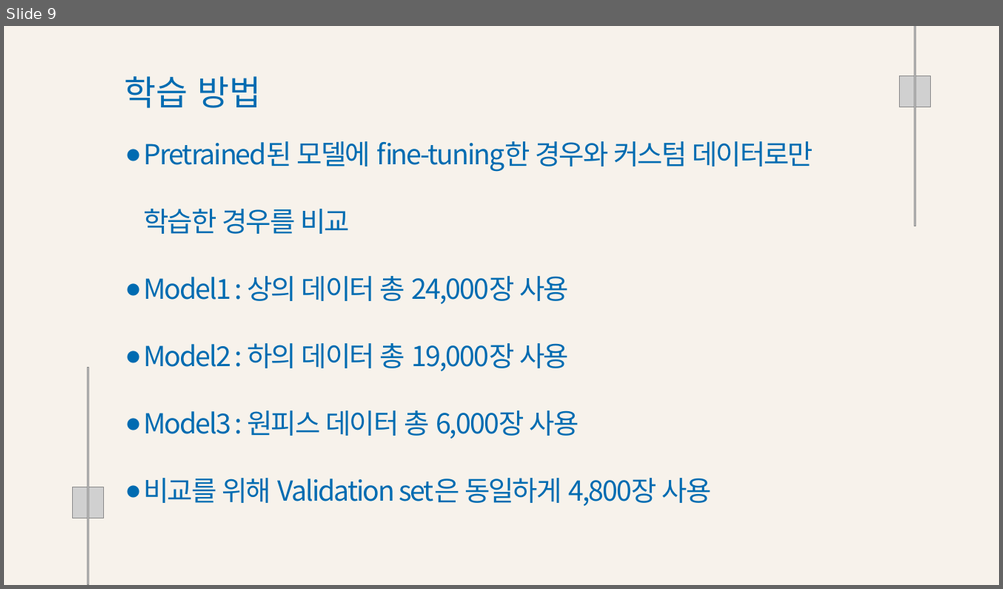
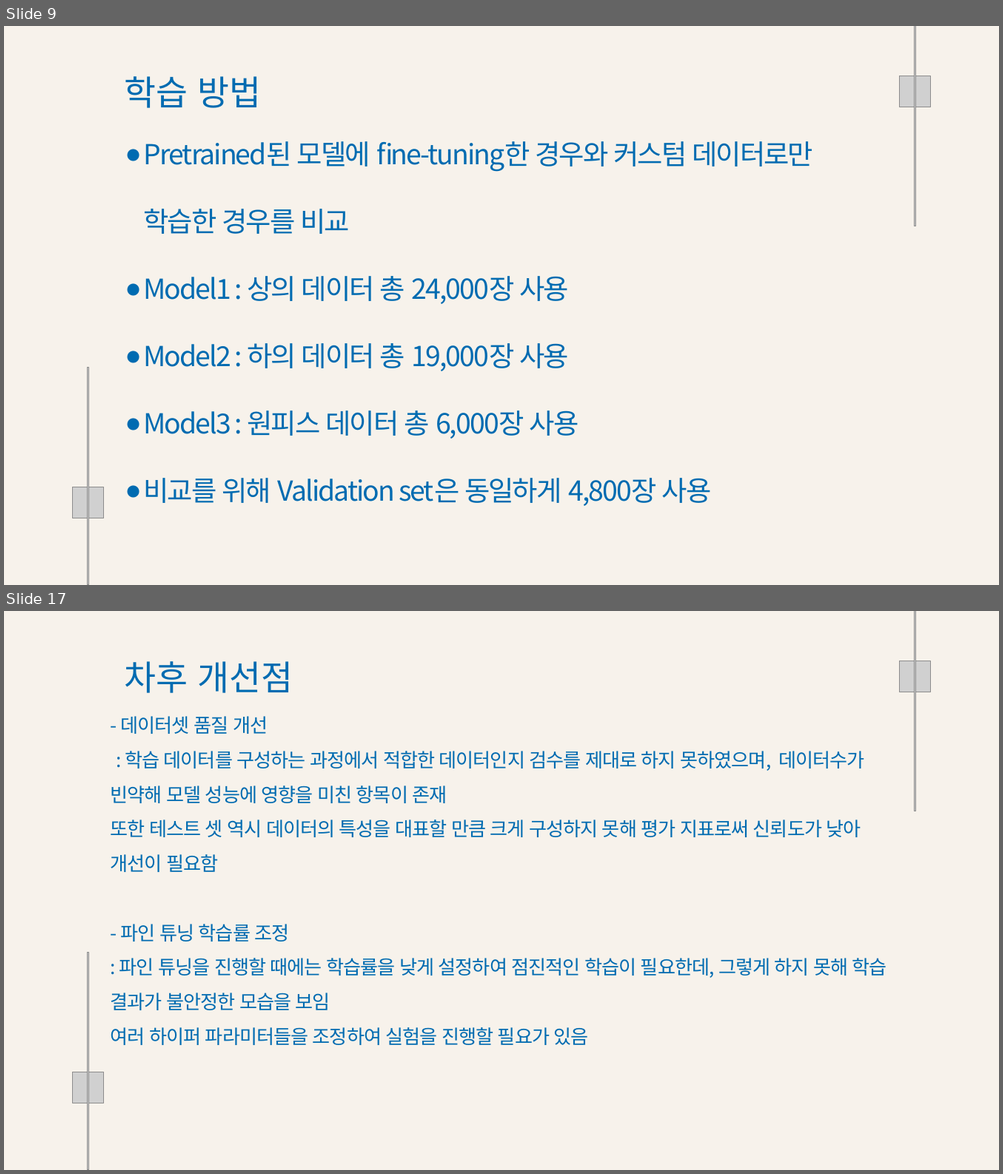
Before and after one commit to Playdata-G-DA35/DA35-final-team2-Item_Classification_RPA, a slide deck: documents/의류 카테고리 분류 모델 결과 보고서.pptx. Shown one above the other, each under a label of ours: slide 9 before the commit, slides 9 and 17 after it; the slides between them are not shown. The pictures are 1003x589 and 1003x1174 pixels, drawn with LibreOffice and Linux fonts; fonts in the diff are those of the drawing; grey boxes stand for pictures; background and template pictures are left out. Boxes give left, top, right and bottom in pixels: in the first picture for what was removed or moved away, otherwise in the second. Text is boxed around its words. In the diff, an @@ line names an element or a change of style, - is before the commit and + after.

```diff
--- a/documents/의류 카테고리 분류 모델 결과 보고서.pptx
+++ b/documents/의류 카테고리 분류 모델 결과 보고서.pptx
@@ slide 17 added at (x1=4, y1=611, x2=999, y2=1170), background #F7F2EB @@
@@ picture added at (x1=913, y1=611, x2=915, y2=811) @@
@@ text added at (x1=124, y1=661, x2=293, y2=693), 50 pt, text #006BB1 @@
+차후 개선점
@@ picture added at (x1=899, y1=661, x2=930, y2=692) @@
@@ text added at (x1=111, y1=716, x2=887, y2=1045), 28 pt, text #006BB1 @@
+- 데이터셋 품질 개선
+: 학습 데이터를 구성하는 과정에서 적합한 데이터인지 검수를 제대로 하지 못하였으며, 데이터수가 빈약해 모델 성능에 영향을 미친 항목이 존재
+또한 테스트 셋 역시 데이터의 특성을 대표할 만큼 크게 구성하지 못해 평가 지표로써 신뢰도가 낮아 개선이 필요함
+- 파인 튜닝 학습률 조정
+: 파인 튜닝을 진행할 때에는 학습률을 낮게 설정하여 점진적인 학습이 필요한데, 그렇게 하지 못해 학습 결과가 불안정한 모습을 보임
+여러 하이퍼 파라미터들을 조정하여 실험을 진행할 필요가 있음
@@ picture added at (x1=88, y1=952, x2=89, y2=1170) @@
@@ picture added at (x1=73, y1=1073, x2=103, y2=1103) @@
```
Also in this commit, not shown: 6 slides changed, 4 other slides added, 9 slides removed, 2 other files.
